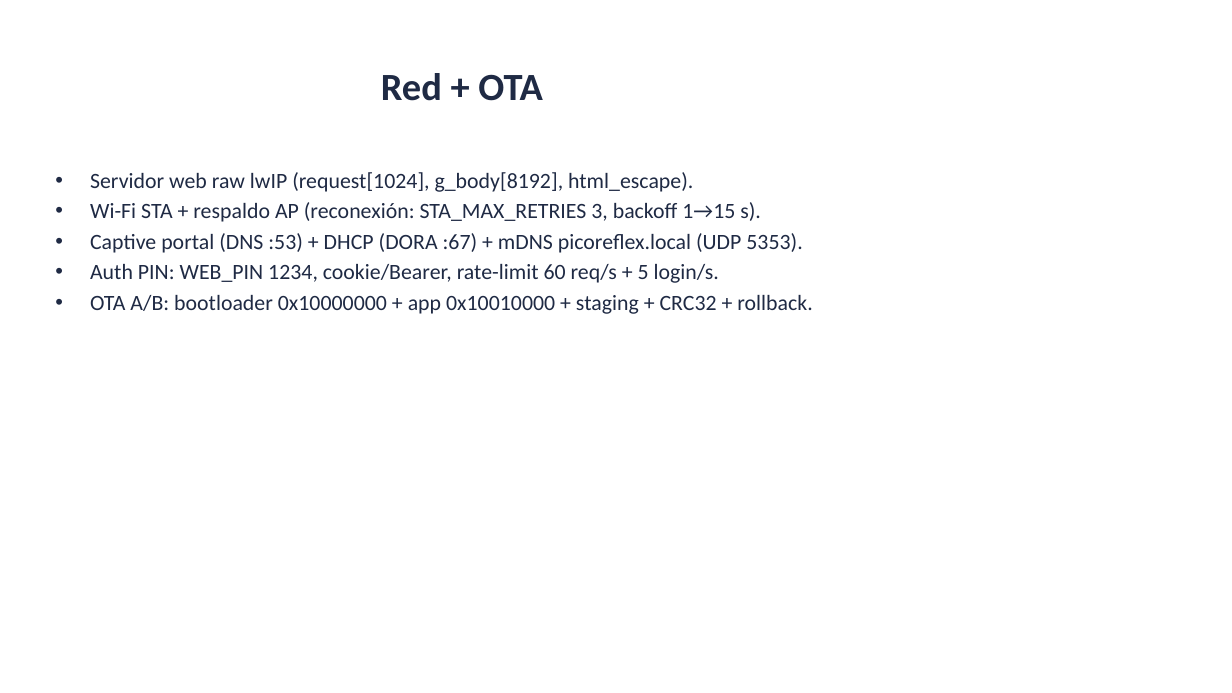
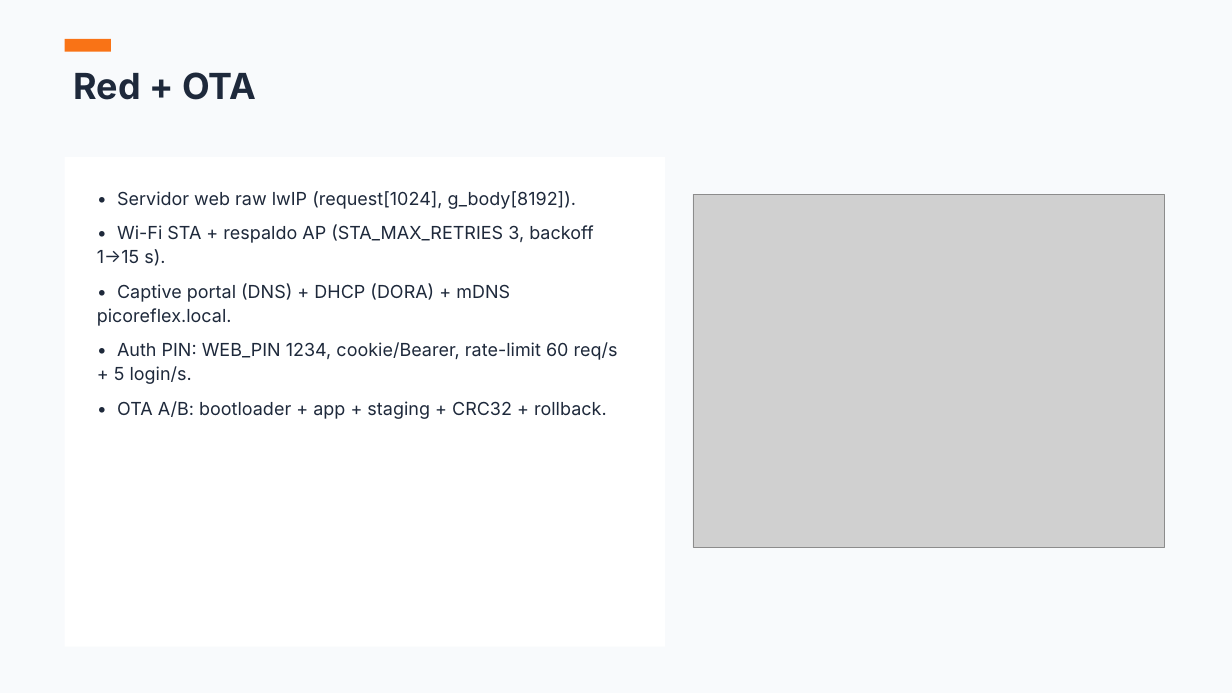
Before and after one commit to AlessandroKlein/PicoReflex, a slide deck: slide 10 of Presentacion_Defensa_PicoReflex.pptx. Drawn at 1232x693 pixels with LibreOffice and Linux fonts; fonts in the diff are those of the drawing; grey boxes stand for pictures. Boxes give left, top, right and bottom in pixels: in the first picture for what was removed or moved away, otherwise in the second. Text is boxed around its words. In the diff, an @@ line names an element or a change of style, - is before the commit and + after.

```diff
--- a/Presentacion_Defensa_PicoReflex.pptx
+++ b/Presentacion_Defensa_PicoReflex.pptx
@@ background #FFFFFF to #F8FAFC @@
@@ text "Red + OTA": place and size @@
-text "Red + OTA" at (381, 73, 543, 101)
+text "Red + OTA" at (74, 72, 256, 100)
@@ text "Red + OTA" at (74, 72, 256, 100): size 30 to 28 pt, font Calibri to Inter, text colour #1F2A44 to #1E293B; alignment centre to left; vertical alignment middle to top @@
@@ rectangle added at (65, 39, 111, 52), fill #F97316 @@
@@ rectangle added at (65, 157, 665, 647), fill #FFFFFF @@
@@ text at (97, 191, 618, 419): text changed; size 17 to 14 pt; font Calibri to Inter; text colour #1F2A44 to #1E293B @@
-• Servidor web raw lwIP (request[1024], g_body[8192], html_escape).
-• Wi-Fi STA + respaldo AP (reconexión: STA_MAX_RETRIES 3, backoff 1→15 s).
-• Captive portal (DNS :53) + DHCP (DORA :67) + mDNS picoreflex.local (UDP 5353).
-• Auth PIN: WEB_PIN 1234, cookie/Bearer, rate-limit 60 req/s + 5 login/s.
-• OTA A/B: bootloader 0x10000000 + app 0x10010000 + staging + CRC32 + rollback.
+• Servidor web raw lwIP (request[1024], g_body[8192]).
+• Wi-Fi STA + respaldo AP (STA_MAX_RETRIES 3, backoff 1→15 s).
+• Captive portal (DNS) + DHCP (DORA) + mDNS picoreflex.local.
+• Auth PIN: WEB_PIN 1234, cookie/Bearer, rate-limit 60 req/s + 5 login/s.
+• OTA A/B: bootloader + app + staging + CRC32 + rollback.
@@ picture added at (693, 194, 1165, 548) @@
```
Also in this commit, not shown: 11 other slides changed, 2 other files.
